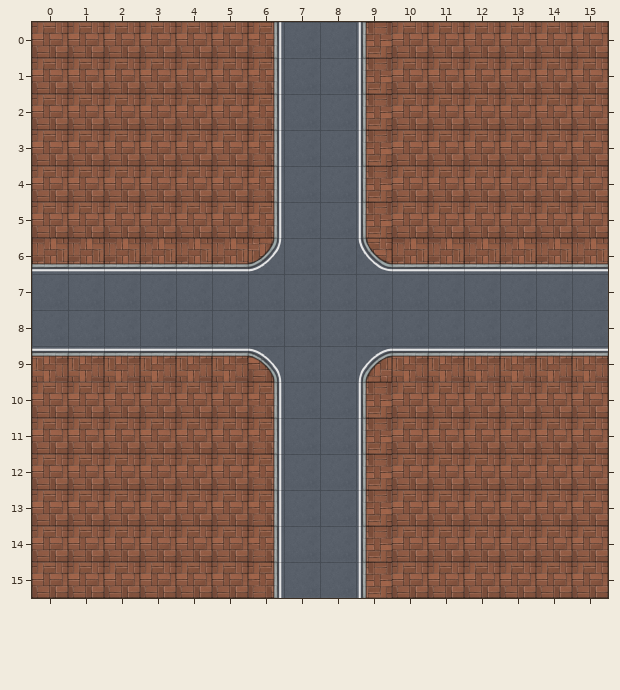
An edit to a level. Tiled map, cross.tmx. The picture above was drawn from the file before the commit.
Cells are 256x256 px. Shown: x 0..15, y 0..15.
After:
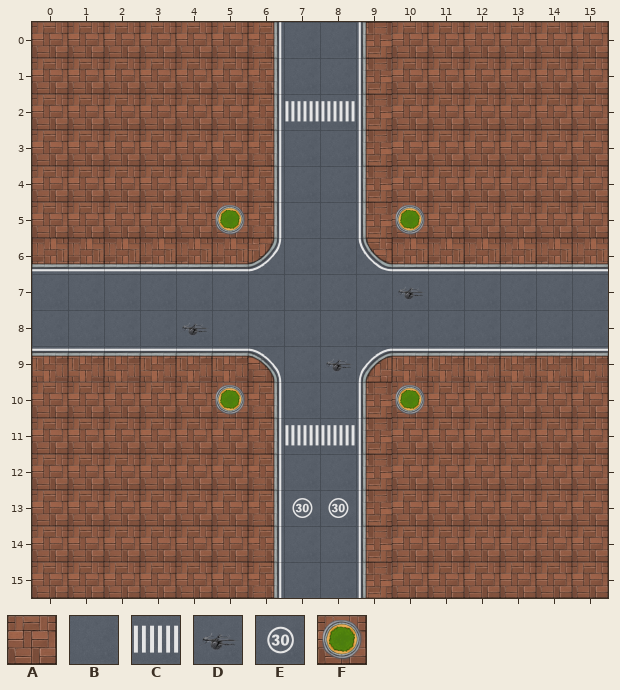
Key: from "city": A 55 "block_01", B 64 "block_05", C 67 "block_08", D 74 "block_15", E 83 "block_24", F 86 "block_27".
_ is an empty cell.
The edit:
Layer "Слой тайлов 1":
Tile B gives way to tile C in row 2 at x 7 to 8; in row 11 at x 7 to 8.
Tile B gives way to tile D in row 7 at x 10; in row 8 at x 4; in row 9 at x 8.
Tile B gives way to tile E in row 13 at x 7 to 8.
Tile A gives way to tile F in row 5 at x 5 and 10; in row 10 at x 5 and 10.
